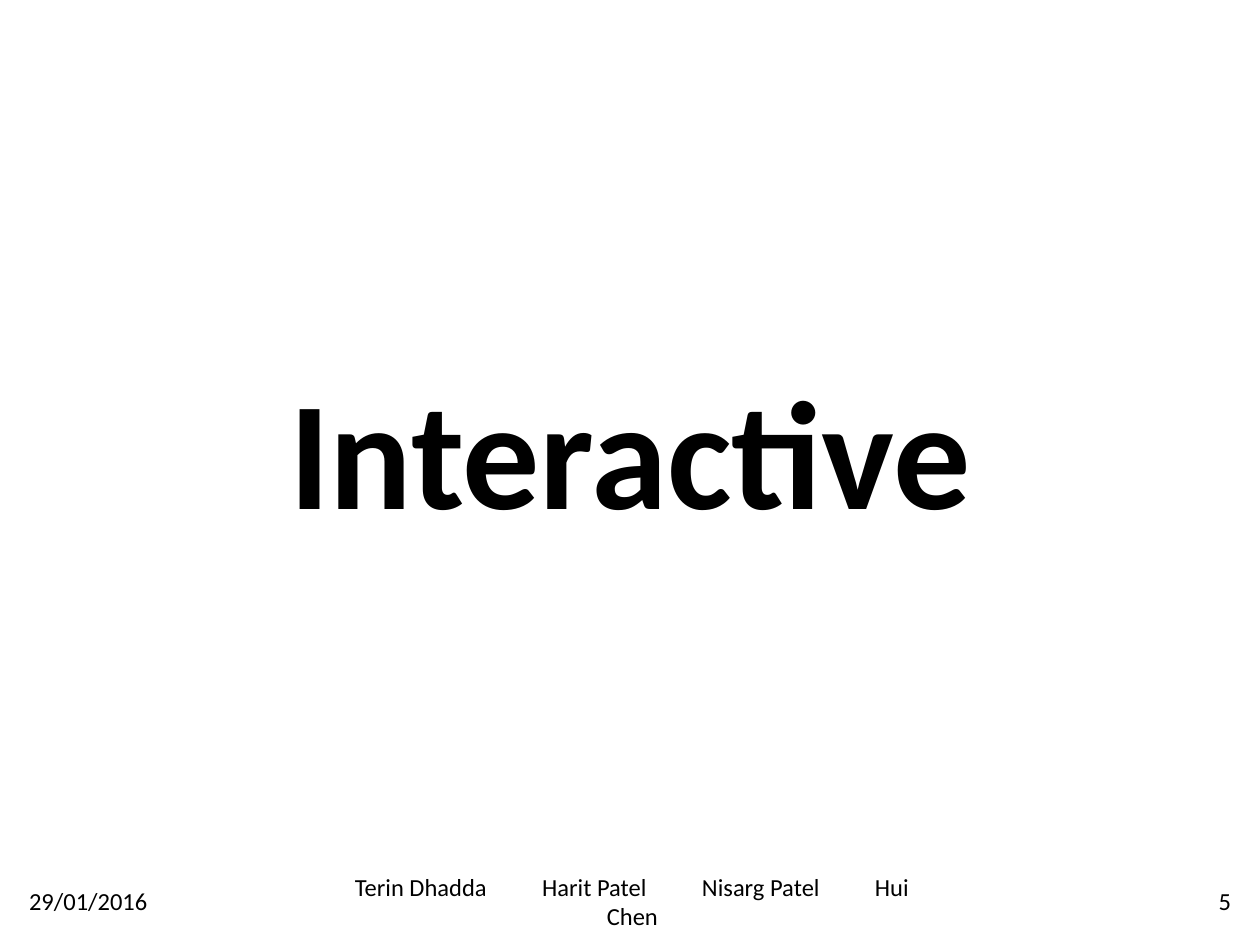
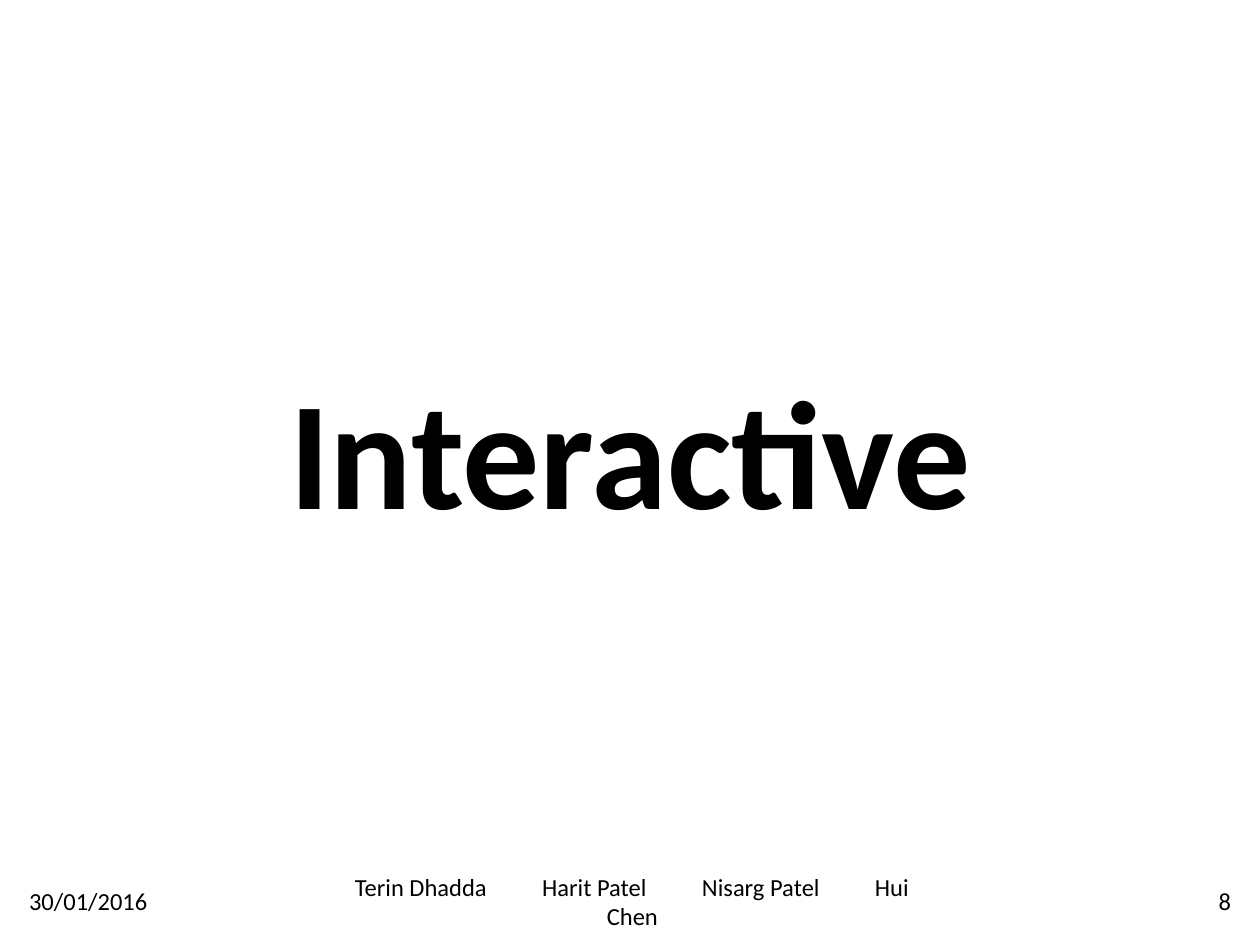
Before and after one commit to ptlharit/OEC, a slide deck: slide 8 of docs/Presentation.pptx (slide 5 before the commit). Drawn at 1260x945 pixels with LibreOffice and Linux fonts; fonts in the diff are those of the drawing; background and template pictures are left out. Boxes give left, top, right and bottom in pixels: in the first picture for what was removed or moved away, otherwise in the second. Text is boxed around its words. In the diff, an @@ line names an element or a change of style, - is before the commit and + after.

```diff
--- a/docs/Presentation.pptx
+++ b/docs/Presentation.pptx
@@ text at (x1=29, y1=893, x2=147, y2=911): text changed @@
-29/01/2016
+30/01/2016
@@ page number at (x1=1219, y1=893, x2=1231, y2=911): text changed @@
-5
+8
```
Also in this commit, not shown: 10 other slides changed, 20 other files.
